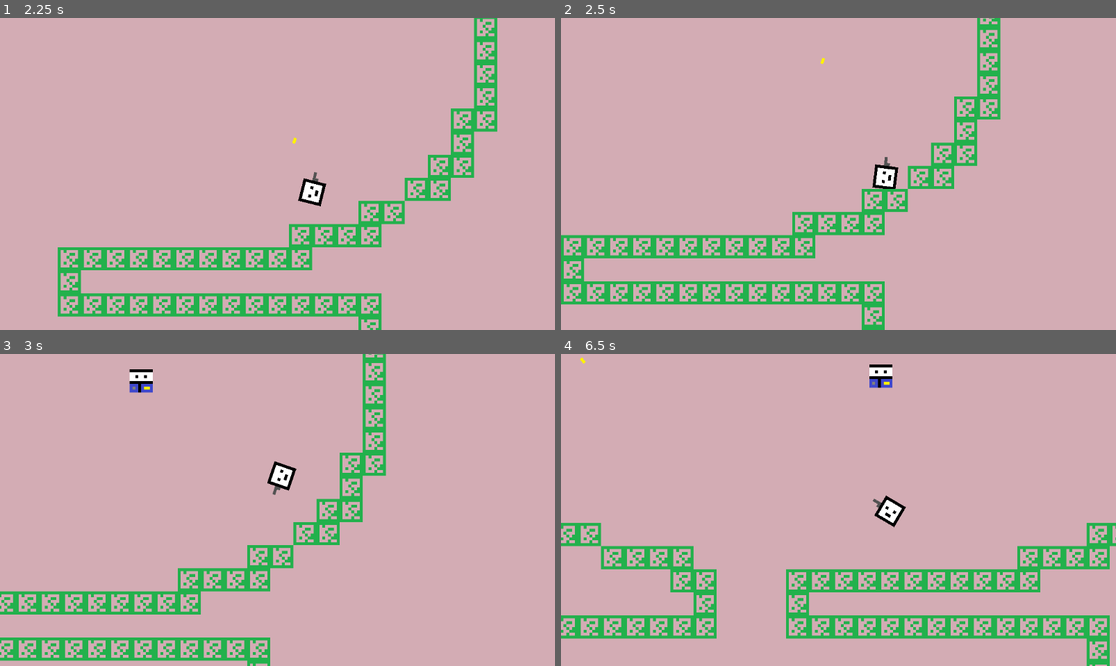
Above: before the commit, frames 1-4 (two rows, left to right).
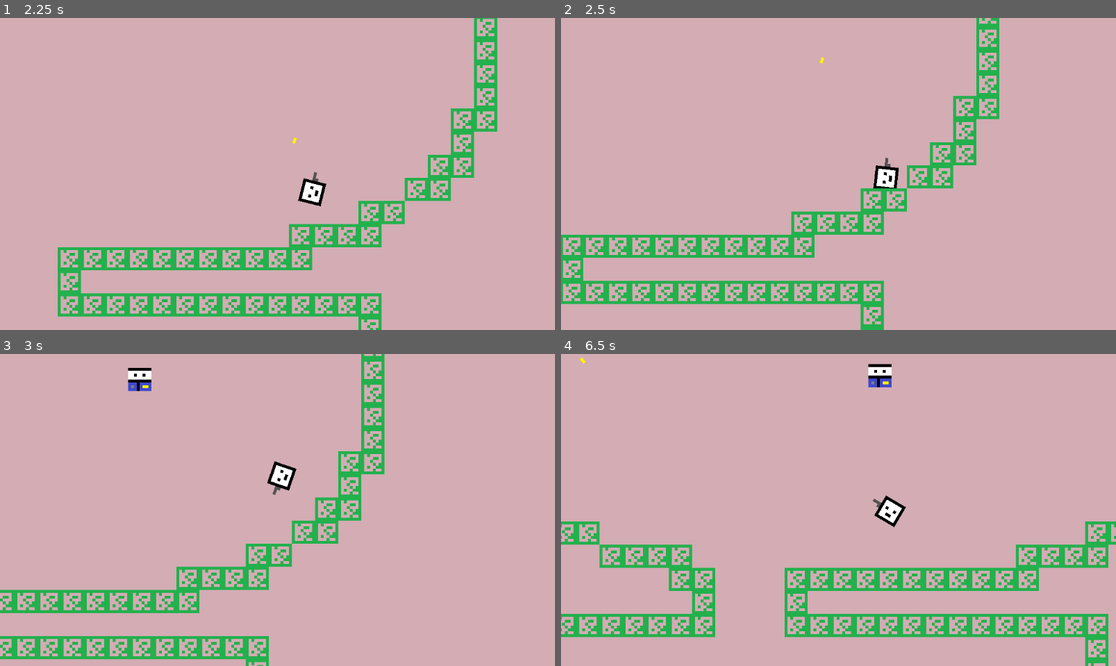
Above: after the commit, the same moments.

Repository: olzorz/THOA-SWMG
Game: Godot game, scene res://Scenes/game_scene.tscn
Two runs of this game, one before a commit and one after it. Both use one fixed random seed, a clock stepped at 60 frames per second and the inputs below.
Inputs (mouse positions are in pixels of both pictures, inside the frame that each line leads up to):
- Up to frame 1 (2.25 s): move the mouse to (399, 158) at 0.52 s; hold D (move_right) 0.53-1.28 s; click (399, 158) at 0.6 s; move the mouse to (166, 189) at 1.27 s; hold S (move_down) 1.28-2.03 s; click (166, 189) at 1.35 s; move the mouse to (333, 105) at 2.02 s; hold D (move_right) from 2.03 s (still down); click (333, 105) at 2.1 s
- Up to frame 2 (2.5 s): keep holding D (move_right)
- Up to frame 3 (3 s): move the mouse to (249, 572) at 2.77 s; release D (move_right) at 2.78 s; hold W (move_up) from 2.78 s (still down); click (249, 572) at 2.85 s
- Up to frame 4 (6.5 s): move the mouse to (1005, 556) at 3.52 s; release W (move_up) at 3.53 s; hold A (move_left) 3.53-5.03 s; click (1005, 556) at 3.6 s; move the mouse to (672, 463) at 4.27 s; click (672, 463) at 4.35 s; move the mouse to (866, 510) at 5.02 s; hold S (move_down) 5.03-5.78 s; click (866, 510) at 5.1 s; move the mouse to (755, 432) at 5.77 s; hold D (move_right) from 5.78 s (still down); click (755, 432) at 5.85 s

Frame 1 is identical in both runs. In frame 2, 4.8% of the frame differs, in the area x 0-80%, y 0-100%; in frame 3, 6.8%; in frame 4, 8.4%, in the area x 0-100%, y 3-100%.

Commit message:
Update player.tscn
Made player slightly smaller to fit through 1x1 gaps

Diff:
--- a/Scenes/player.tscn
+++ b/Scenes/player.tscn
@@ -6,8 +6,8 @@
 [ext_resource type="Script" uid="uid://didlum7dqsxon" path="res://Scripts/gun_pivot.gd" id="3_vgqql"]
 
 [sub_resource type="CapsuleShape2D" id="CapsuleShape2D_cvnsp"]
-radius = 4.0
-height = 8.0
+radius = 3.5
+height = 7.0
 
 [node name="player" type="CharacterBody2D" unique_id=1717010026]
 script = ExtResource("1_cvnsp")
